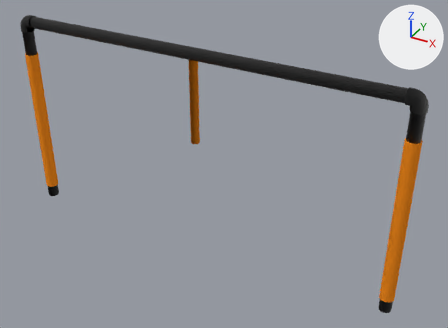
Before and after pictures for a commit that changed the Blender file catkin_ws/src/simulation/assets/robosub2022/gate/gate.blend.
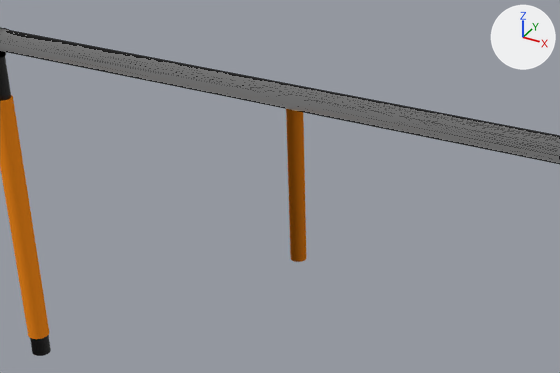
There are two pictures of each version: one whole from a 50 mm lens placed at (2.14, -3.39, 1.44), pointed at (0.2, 0.07, -0.83), one close up on the part from 7% to 76% of the width and 0% to 63% of the height. The lights are fixed; the arrows at upper right show +X, +Y and +Z. The close-ups show mesh edges as thin lines.

Names of what the first close-up shows: 'center', 'horizontal_pvc', 'left', 'orange_wrap_left'.
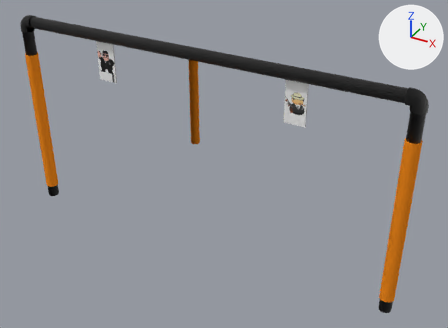
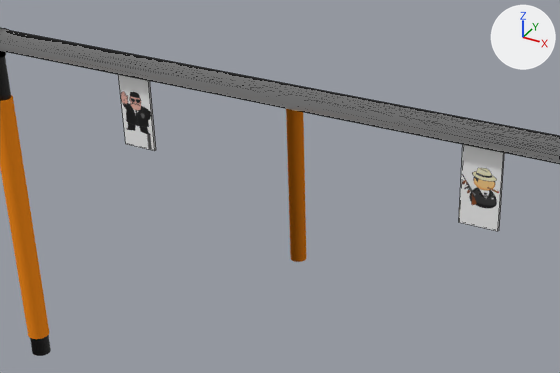
Scene script edits in JSON lines:
```json
{"op": "add", "block": "img_gate_gman_png", "code": ["img_gate_gman_png = load_image('gate_gman.png', '../images/gate_gman.png', 728, 668, 'sRGB')"]}
{"op": "add", "block": "img_gate_bootlegger_png", "code": ["img_gate_bootlegger_png = load_image('gate_bootlegger.png', '../images/gate_bootlegger.png', 630, 822, 'sRGB')"]}
{"op": "add", "block": "mat_base_white", "code": ["mat_base_white = principled_material('base_white')", "mat_base_white.base_color = (0.472, 0.472, 0.472)  # grey #b7b7b7"]}
{"op": "add", "block": "mat_image_gman", "code": ["mat_image_gman = principled_material('image_gman')", "mat_image_gman.texture = img_gate_gman_png"]}
{"op": "add", "block": "mat_image_bootlegger", "code": ["mat_image_bootlegger = principled_material('image_bootlegger')", "mat_image_bootlegger.texture = img_gate_bootlegger_png"]}
{"op": "add", "block": "me_plane_001", "code": ["me_plane_001 = bpy.data.meshes.new('Plane.001')", "me_plane_001.from_pydata(...)  # 8 vertices, 6 faces; spans x -0.305..0.305, y -0.305..0.305, z -0.01..0.0", "# faces by material slot: [5, 1]", "me_plane_001.materials.append(mat_base_white)  # grey #b7b7b7", "me_plane_001.materials.append(mat_image_gman)  # picture img_gate_gman_png"]}
{"op": "add", "block": "me_plane", "code": ["me_plane = bpy.data.meshes.new('Plane')", "me_plane.from_pydata(...)  # 8 vertices, 6 faces; spans x -0.305..0.305, y -0.305..0.305, z -0.01..0.0", "# faces by material slot: [5, 1]", "me_plane.materials.append(mat_base_white)  # grey #b7b7b7", "me_plane.materials.append(mat_image_bootlegger)  # picture img_gate_bootlegger_png"]}
{"op": "add", "block": "ob_image_gman", "code": ["ob_image_gman = bpy.data.objects.new('image_gman', me_plane_001)", "ob_image_gman.location = (-0.762, 0.0, -0.197)", "ob_image_gman.rotation_euler = (1.571, 0.0, 0.0)  # degrees (90, 0, 0)", "ob_image_gman.scale = (0.25, 0.5, 1.0)"]}
{"op": "add", "block": "ob_image_bootlegger", "code": ["ob_image_bootlegger = bpy.data.objects.new('image_bootlegger', me_plane)", "ob_image_bootlegger.location = (0.762, 0.0, -0.197)", "ob_image_bootlegger.rotation_euler = (1.571, 0.0, 0.0)  # degrees (90, 0, 0)", "ob_image_bootlegger.scale = (0.25, 0.5, 1.0)"]}
```

Boxes (x1, y1, x2, y2) around the edits, measured in the close-ups (560 x 373 px):
```json
{"object": "image_bootlegger", "change": "added", "after": [459, 144, 505, 231], "faces in mat_image_bootlegger (picture img_gate_bootlegger_png)": [459, 144, 504, 231]}
{"object": "image_gman", "change": "added", "after": [118, 74, 156, 151], "faces in mat_image_gman (picture img_gate_gman_png)": [118, 74, 155, 151]}
```
